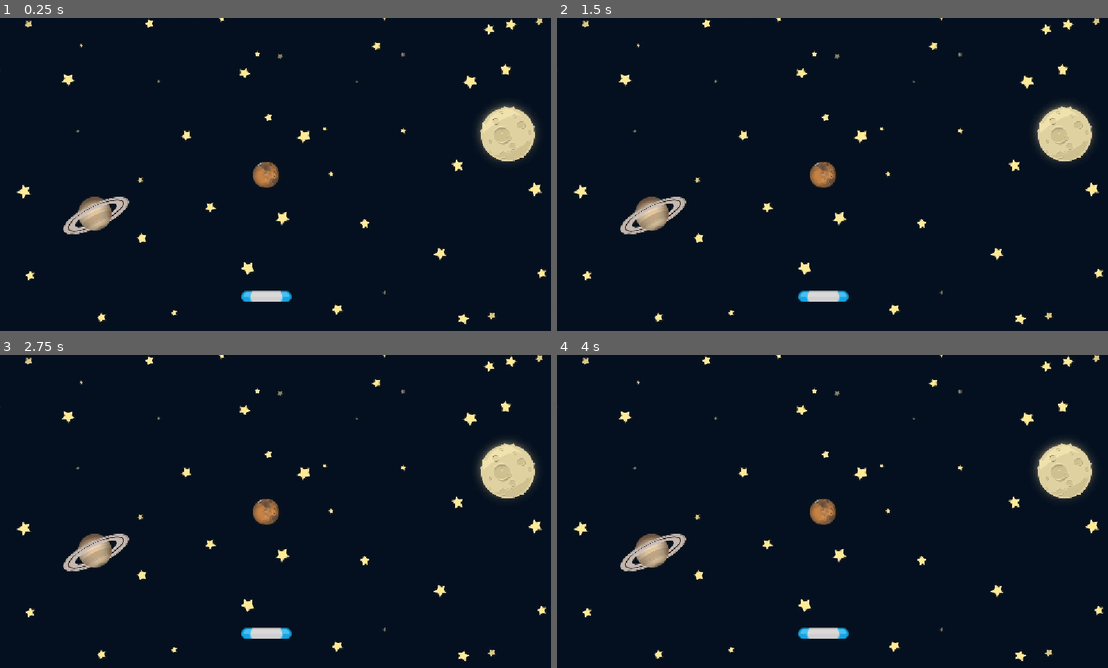
Above: before the commit, frames 1-4 (two rows, left to right).
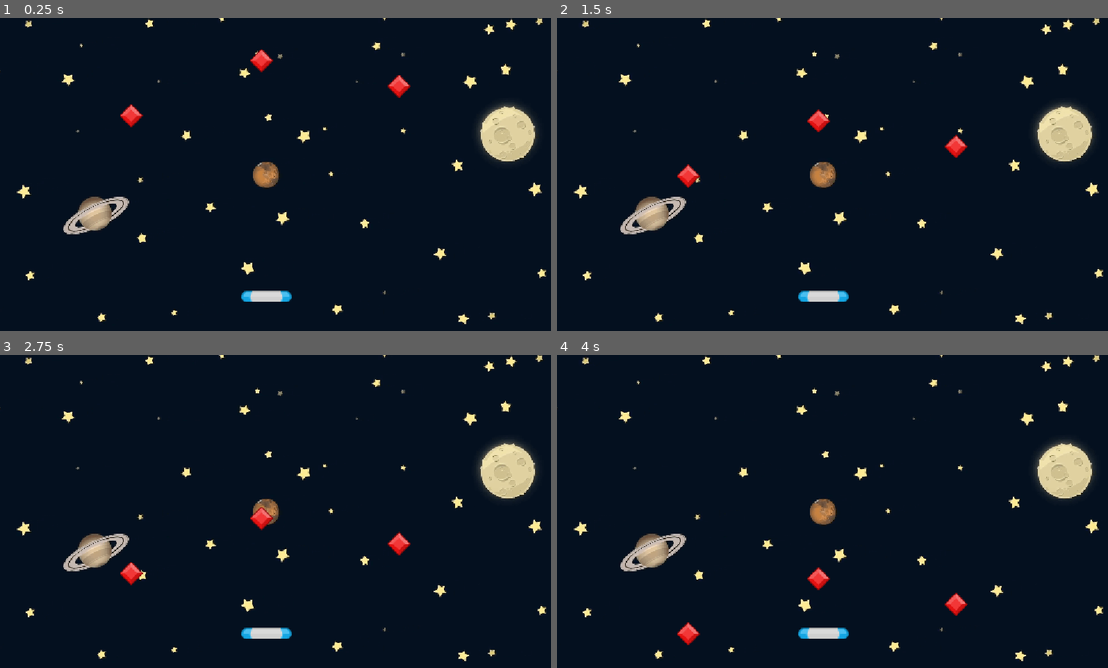
Above: after the commit, the same moments.

Repository: DeltaMonkey/GodotGDScriptGemCatcher
Game: Godot game, scene res://Scenes/Game/Game.tscn
Two runs of this game, one before a commit and one after it. Both use one fixed random seed, a clock stepped at 60 frames per second and the inputs below.
Inputs:
- Up to frame 1 (0.25 s): no input
- Up to frame 2 (1.5 s): no input
- Up to frame 3 (2.75 s): no input
- Up to frame 4 (4 s): no input

The runs differ from the first frame. In frame 1, 0.5% of the frame differs, in the area x 21-75%, y 10-35%; in frame 2, 0.5%; in frame 3, 0.5%, in the area x 21-75%, y 48-74%; in frame 4, 0.5%.

Commit message:
gem scene added

Diff:
--- a/Scenes/Game/Game.tscn
+++ b/Scenes/Game/Game.tscn
@@ -1,7 +1,8 @@
-[gd_scene load_steps=3 format=3 uid="uid://dpisj8vnqrjyh"]
+[gd_scene load_steps=4 format=3 uid="uid://dpisj8vnqrjyh"]
 
 [ext_resource type="Texture2D" uid="uid://c18f4c22h4jnq" path="res://Assets/GameBg.png" id="1_rdw05"]
 [ext_resource type="PackedScene" uid="uid://b6rj8fnml0baw" path="res://Scenes/Paddle/Paddle.tscn" id="2_gwu2e"]
+[ext_resource type="PackedScene" uid="uid://bni7xycytuwpa" path="res://Scenes/Gem/Gem.tscn" id="3_xbxml"]
 
 [node name="Game" type="Node2D"]
 
@@ -12,3 +13,12 @@
 
 [node name="Paddle" parent="." instance=ExtResource("2_gwu2e")]
 position = Vector2(552, 577)
+
+[node name="Gem" parent="." instance=ExtResource("3_xbxml")]
+position = Vector2(542, 39)
+
+[node name="Gem2" parent="." instance=ExtResource("3_xbxml")]
+position = Vector2(272, 153)
+
+[node name="Gem3" parent="." instance=ExtResource("3_xbxml")]
+position = Vector2(827, 92)
--- /dev/null
+++ b/Scenes/Gem/Gem.gd
@@ -0,0 +1,17 @@
+extends Area2D
+
+const SPEED: float = 100.0
+
+# Called when the node enters the scene tree for the first time.
+func _ready() -> void:
+	pass # Replace with function body.
+
+
+# Called every frame. 'delta' is the elapsed time since the previous frame.
+func _process(delta: float) -> void:
+	global_position.y += SPEED * delta
+
+	if global_position.y >= get_viewport_rect().end.y:
+		print("Gem falls off")
+		set_process(false)
+		queue_free()
--- /dev/null
+++ b/Scenes/Gem/Gem.tscn
@@ -0,0 +1,20 @@
+[gd_scene load_steps=4 format=3 uid="uid://bni7xycytuwpa"]
+
+[ext_resource type="Script" uid="uid://d4g2ly8q7kg0t" path="res://Scenes/Gem/Gem.gd" id="1_7tt7y"]
+[ext_resource type="Texture2D" uid="uid://d2mijvju58yka" path="res://Assets/element_red_diamond.png" id="1_pm03b"]
+
+[sub_resource type="RectangleShape2D" id="RectangleShape2D_pm03b"]
+size = Vector2(35.355343, 32.526913)
+
+[node name="Gem" type="Area2D"]
+script = ExtResource("1_7tt7y")
+
+[node name="Sprite2D" type="Sprite2D" parent="."]
+position = Vector2(0, 24)
+texture = ExtResource("1_pm03b")
+
+[node name="CollisionShape2D" type="CollisionShape2D" parent="."]
+position = Vector2(0, 24)
+rotation = 0.7853982
+scale = Vector2(0.9999999, 0.9999999)
+shape = SubResource("RectangleShape2D_pm03b")
Not shown, added: Scenes/Gem/Gem.gd.uid
